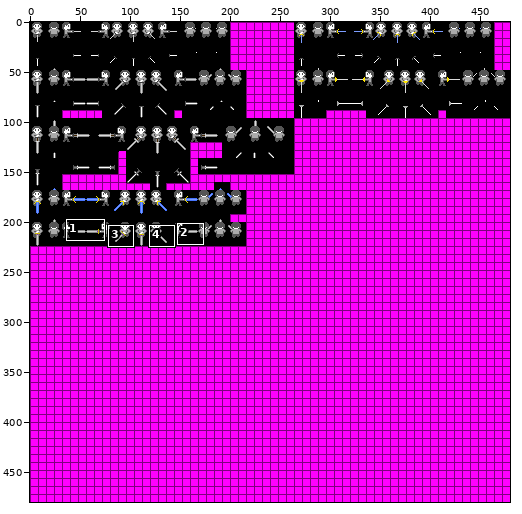
A sprite sheet gets an edit: res/Sprites/Player_Sprites/player_sword_sheet.png. Above: a wide view before the commit, with the close-up outlined.
Close-up. Earlier state:
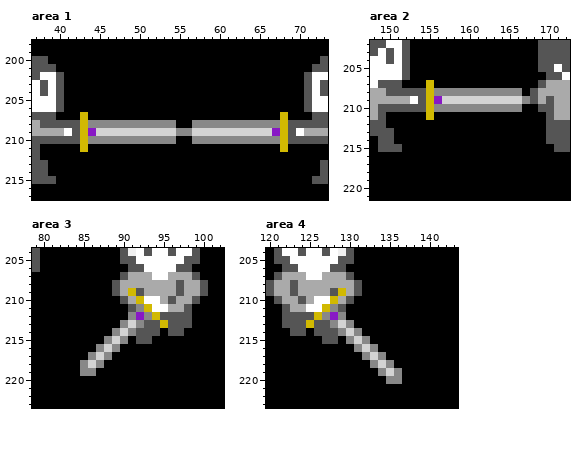
The file is 480x480 pixels. Colours within 5 levels of each other are drawn and written as one. Shown: area 1: x 37..73, y 198..217; area 2: x 148..172, y 202..221; area 3: x 79..102, y 204..223; area 4: x 120..143, y 204..223. The commit also changed other parts of the picture, which this record leaves out.
New version:
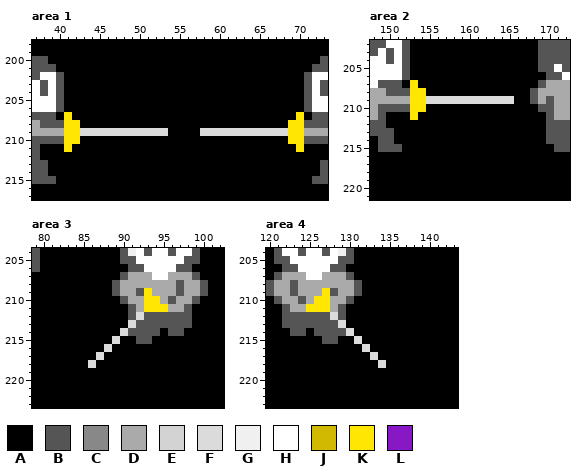
Palette (. is transparent): A #000000  B #555555  C #888888  D #aaaaaa  E #d3d3d3  F #dbdbdb  G #f0f0f0  H #ffffff  J #d1b902  K #ffe603  L #8818c5
What changed:
Changed rows in their new state; - is an unchanged pixel.
Area 1:
first column x 41:
207 K-A------------------------A-K
208 KKAAAAAAAAAAAA--AAAAAAAAAAAAKK
209 KKFFFFFFFFFFFAAAAFFFFFFFFFFFKK
210 KKAAAAAAAAAAAA--AAAAAAAAAAAAKK
211 K-A------------------------A-K
Area 2:
first column x 153:
207 K-A------------
208 KKAAAAAAAAAAAA-
209 KKFFFFFFFFFFFAA
210 KKAAAAAAAAAAAA-
211 K-A------------
Area 3:
first column x 85:
209 ------D-K--
210 -------DKK-
211 -------DKKK
212 ------BFBB-
213 -----AFB--B
214 ----AFB----
215 ---AFA-----
216 --AFA------
217 -AFA-------
218 AFA--------
219 AA---------
Area 4:
first column x 125:
209 --K-D-------
210 -KKD--------
211 KKKD--------
212 -BBFB-------
213 B--BFA------
214 ----BFA-----
215 -----AFA----
216 ------AFA---
217 -------AFA--
218 --------AFA-
219 ---------AAA
220 ----------AA
Changed places in both close-ups, as pixel boxes (x1, y1, x2, y2):
changed: (64, 112, 304, 152)
changed: (410, 80, 530, 120)
changed: (80, 288, 168, 376)
changed: (306, 288, 402, 384)
